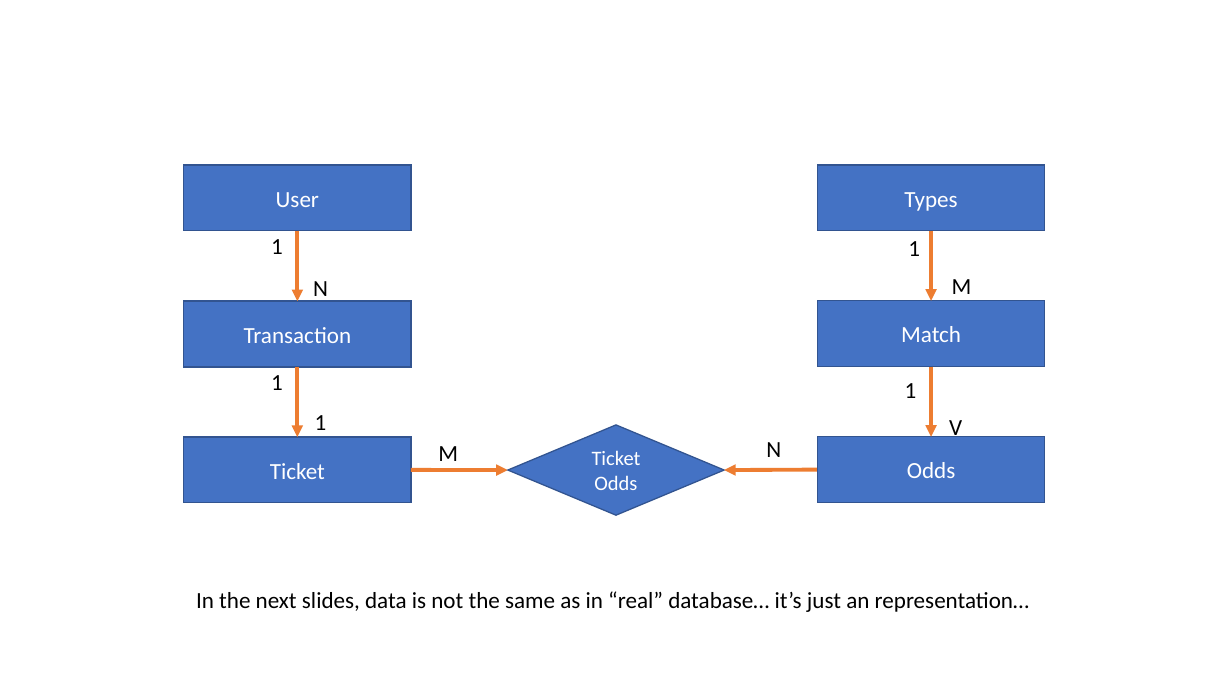
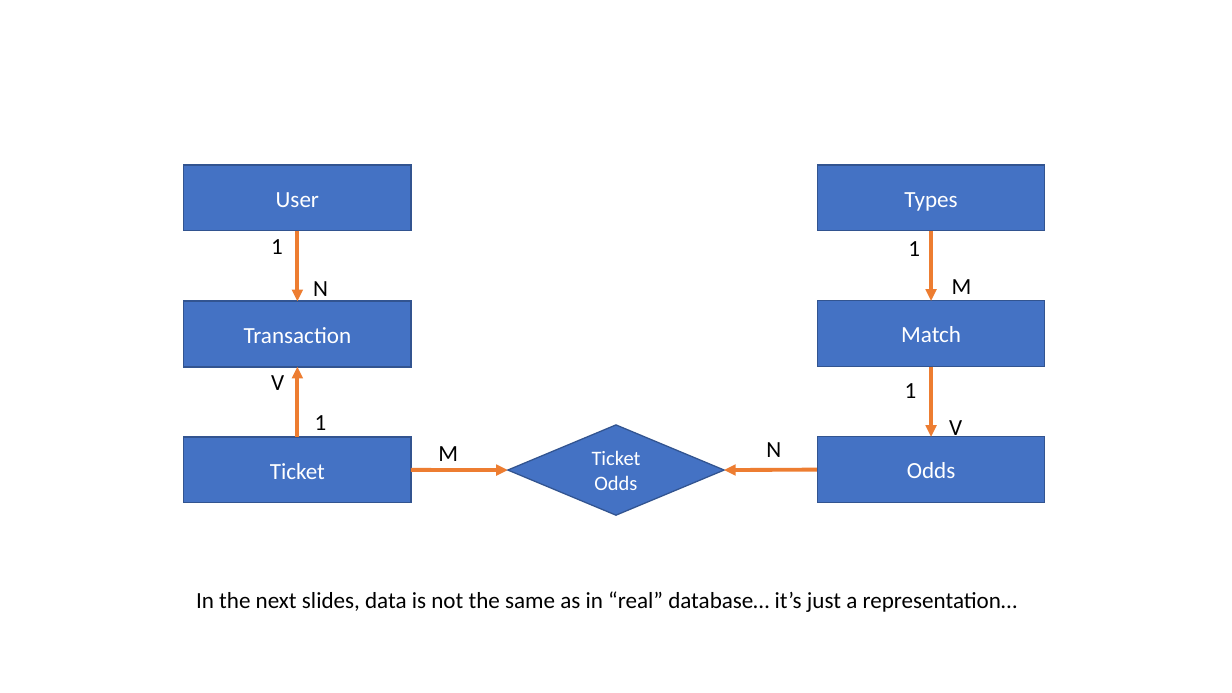
Before and after one commit to LjuboM/Betting-app, a slide deck: slide 1 of docs/Database Logic.pptx. Drawn at 1232x693 pixels with LibreOffice and Linux fonts; fonts in the diff are those of the drawing. Boxes give left, top, right and bottom in pixels: in the first picture for what was removed or moved away, otherwise in the second. Text is boxed around its words. In the diff, an @@ line names an element or a change of style, - is before the commit and + after.

```diff
--- a/docs/Database Logic.pptx
+++ b/docs/Database Logic.pptx
@@ text at <box>271,375,284,390</box>: text changed @@
-1
+V
@@ arrow moved from (298, 367) - (298, 437) to (298, 437) - (298, 367) @@
@@ text at <box>196,591,1017,612</box>: text changed @@
-In the next slides, data is not the same as in “real” database… it’s just an representation…
+In the next slides, data is not the same as in “real” database… it’s just a representation…
```
Also in this commit, not shown: 2 other slides changed.
